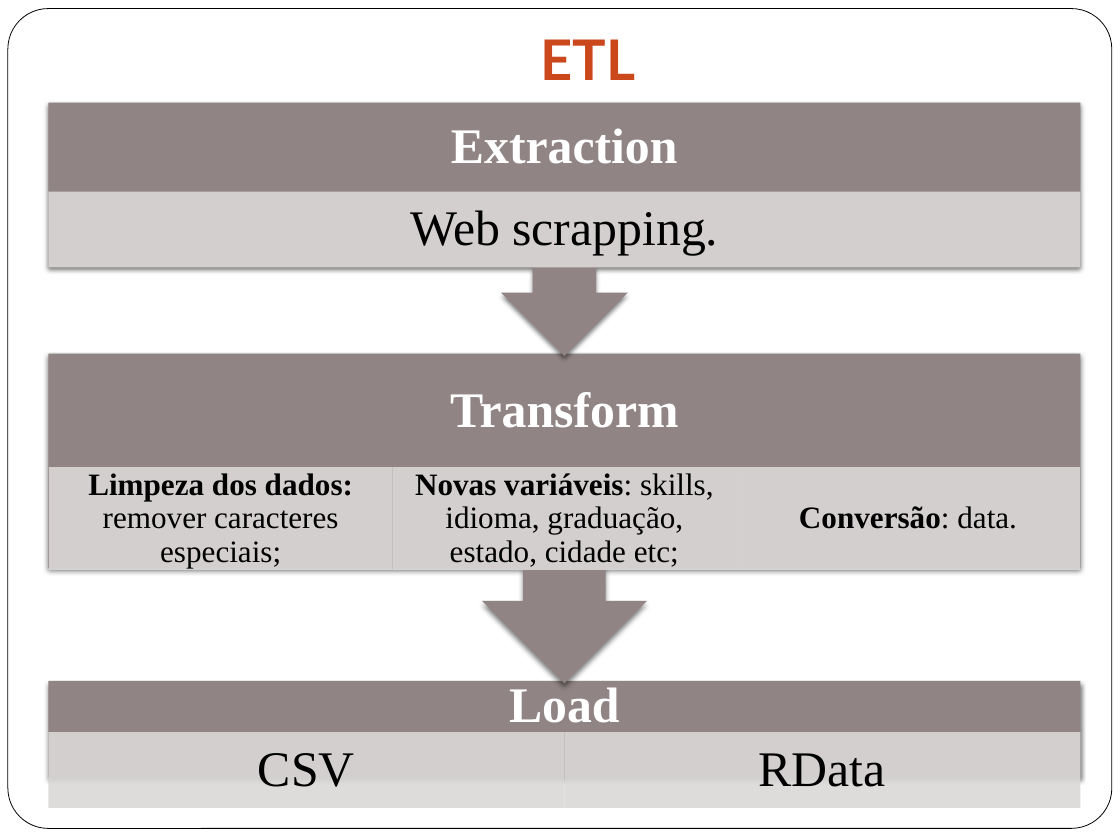
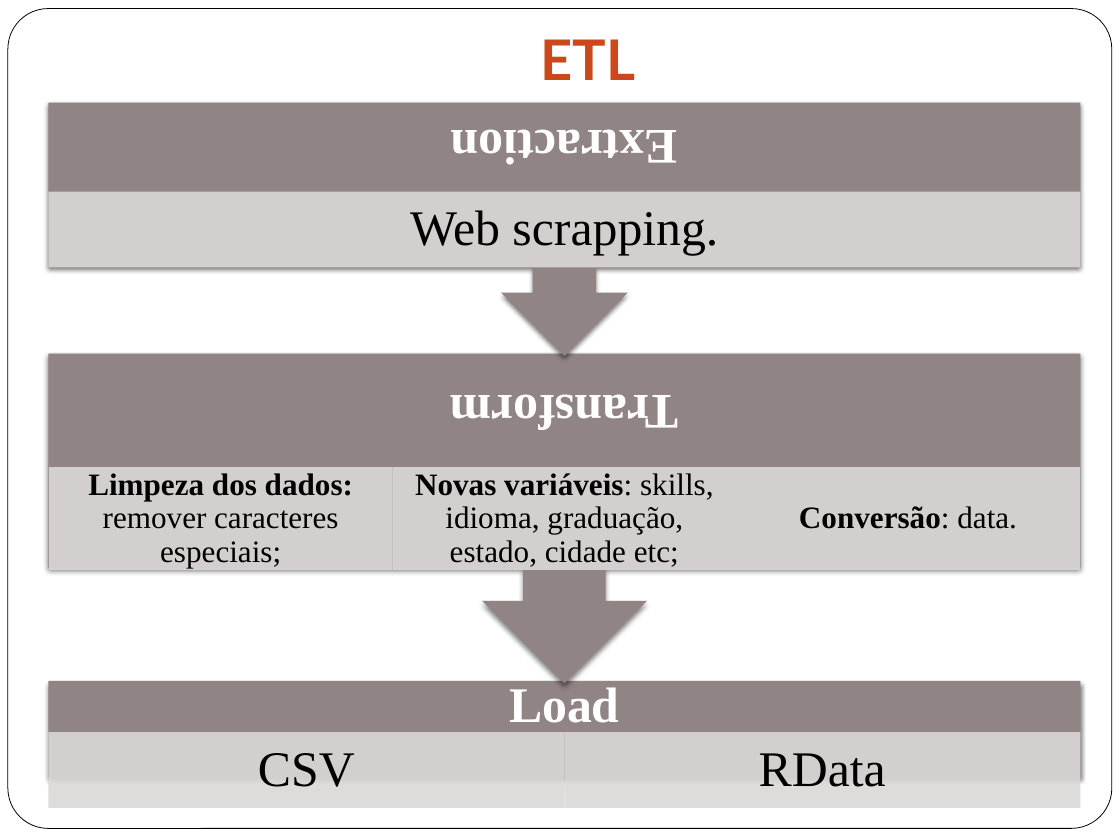
Before and after one commit to gabriellimagomes15/dsa, a slide deck: slide 12 of Apresentacao_2.pptx. Drawn at 1120x840 pixels with LibreOffice and Linux fonts; fonts in the diff are those of the drawing. Boxes give left, top, right and bottom in pixels: in the first picture for what was removed or moved away, otherwise in the second. Text is boxed around its words. In the diff, an @@ line names an element or a change of style, - is before the commit and + after.

```diff
--- a/Apresentacao_2.pptx
+++ b/Apresentacao_2.pptx
@@ text "Extraction" at (451,129,678,165): rotation 0 to 180 degrees @@
@@ text "Transform" at (450,394,679,430): rotation 0 to 180 degrees @@
```
Also in this commit, not shown: 7 other slides changed, 3 other files.
